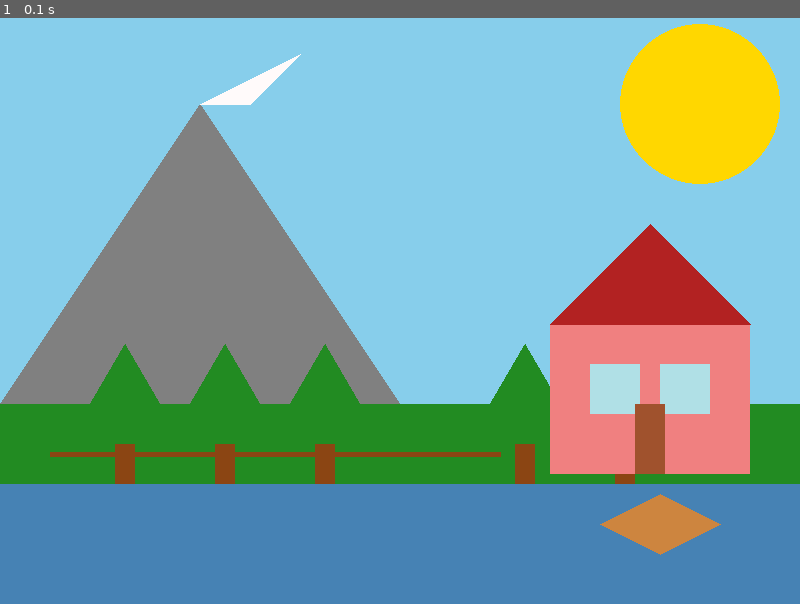
Above: before the commit, frame 1.
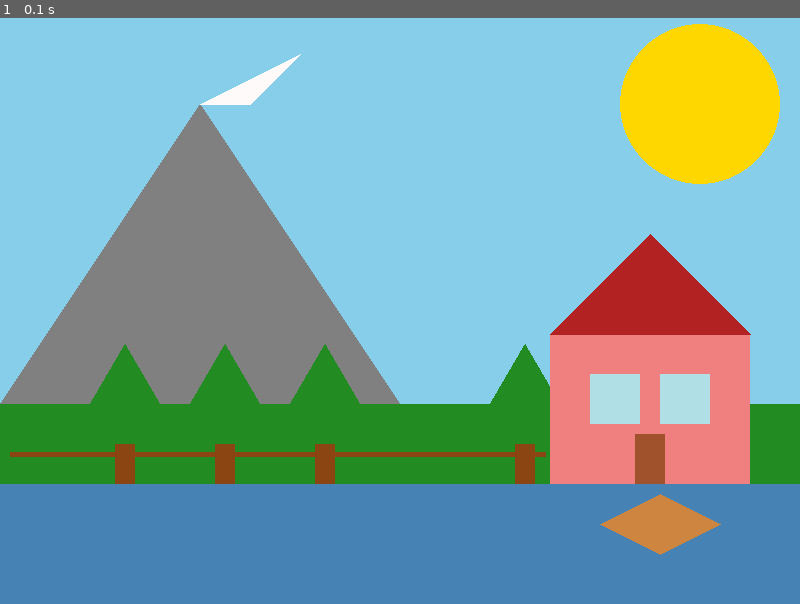
Above: after the commit, the same moment.

Repository: ArekPei/ICD2O
Game: pygame game, started from Unit 5/Python Image.py
Two runs of this game, one before a commit and one after it. Both use one fixed random seed, a clock stepped at 60 frames per second and the inputs below.
Inputs:
- Up to frame 1 (0.1 s): no input

The runs differ from the first frame. In frame 1, 1.9% of the frame differs, in the area x 1-94%, y 35-80%.

Commit message:
Still Some PyGames

Diff:
--- /dev/null
+++ b/Unit 5/Music Player.py
@@ -0,0 +1,97 @@
+import os
+import random
+import tkinter as tk
+from tkinter import filedialog, messagebox
+import pygame
+
+class MusicPlayer:
+    def __init__(self, root):
+        self.root = root
+        self.root.title("Music Player")
+
+        self.current_index = 0
+        self.audio_files = []
+        self.current_file_label = None
+        self.paused = False
+        self.paused_time = 0
+
+        self.setup_gui()
+
+    def setup_gui(self):
+        self.select_button = tk.Button(self.root, text="Select Folder", command=self.select_folder)
+        self.select_button.pack(pady=10)
+
+        self.play_button = tk.Button(self.root, text="Play", command=self.play)
+        self.play_button.pack(pady=5)
+
+        self.pause_resume_button = tk.Button(self.root, text="Pause", command=self.pause_resume)
+        self.pause_resume_button.pack(pady=5)
+
+        self.stop_button = tk.Button(self.root, text="Stop", command=self.stop)
+        self.stop_button.pack(pady=5)
+
+        self.current_file_label = tk.Label(self.root, text="")
+        self.current_file_label.pack(pady=5)
+
+        self.root.protocol("WM_DELETE_WINDOW", self.quit)
+
+    def select_folder(self):
+        folder_path = filedialog.askdirectory()
+        if folder_path:
+            self.audio_files = [os.path.join(folder_path, f) for f in os.listdir(folder_path) if f.endswith((".mp3", ".wav"))]
+            if not self.audio_files:
+                messagebox.showerror("Error", "No audio files found in the selected folder.")
+
+    def play(self):
+        if not self.audio_files:
+            messagebox.showerror("Error", "Please select a folder containing audio files.")
+            return
+
+        pygame.init()
+        pygame.mixer.init()
+
+        pygame.mixer.music.load(self.audio_files[self.current_index])
+        pygame.mixer.music.play()
+        self.update_current_file_label()
+
+        pygame.mixer.music.set_endevent(pygame.USEREVENT)
+        self.root.after(100, self.check_music_end)
+
+    def check_music_end(self):
+        for event in pygame.event.get():
+            if event.type == pygame.USEREVENT:
+                self.current_index = (self.current_index + 1) % len(self.audio_files)
+                pygame.mixer.music.load(self.audio_files[self.current_index])
+                pygame.mixer.music.play()
+                self.update_current_file_label()
+        self.root.after(100, self.check_music_end)
+
+    def stop(self):
+        pygame.mixer.music.stop()
+
+    def pause_resume(self):
+        if pygame.mixer.music.get_busy():
+            if not self.paused:
+                pygame.mixer.music.pause()
+                self.paused_time = pygame.mixer.music.get_pos()
+                self.paused = True
+                self.pause_resume_button.config(text="Next")
+            else:
+                pygame.mixer.music.load(self.audio_files[self.current_index])
+                pygame.mixer.music.play(start=self.paused_time / 1000)
+                self.paused = False
+                self.pause_resume_button.config(text="Mode")
+
+
+    def update_current_file_label(self):
+        current_file = os.path.basename(self.audio_files[self.current_index])
+        self.current_file_label.config(text="Current file: " + current_file)
+
+    def quit(self):
+        pygame.mixer.quit()
+        self.root.destroy()
+
+if __name__ == "__main__":
+    root = tk.Tk()
+    app = MusicPlayer(root)
+    root.mainloop()
--- a/Unit 5/Python Image.py
+++ b/Unit 5/Python Image.py
@@ -49,13 +49,13 @@
         self.draw_tree(600, 380)
 
         # Drawing a house
-        self.draw_house(550, 320)
+        self.draw_house(550, 330)
 
         # Drawing a river
         pygame.draw.rect(self.screen, RIVER_BLUE, (0, 480, SCREEN_WIDTH, 120))
 
         # Drawing a fence
-        self.draw_fence(50, 450, 500)
+        self.draw_fence(10, 450, 545)
 
         # Drawing a boat
         self.draw_boat(600, 520)
@@ -70,7 +70,7 @@
         pygame.draw.polygon(self.screen, ROOF_COLOR, [(x, y), (x + 100, y - 100), (x + 200, y)])
         pygame.draw.rect(self.screen, WINDOW_COLOR, (x + 40, y + 40, 50, 50))
         pygame.draw.rect(self.screen, WINDOW_COLOR, (x + 110, y + 40, 50, 50))
-        pygame.draw.rect(self.screen, DOOR_COLOR, (x + 85, y + 80, 30, 70))
+        pygame.draw.rect(self.screen, DOOR_COLOR, (x + 85, y + 100, 30, 50))
 
     def draw_fence(self, x, y, length):
         pygame.draw.line(self.screen, FENCE_COLOR, (x, y), (length, y), 5)
--- /dev/null
+++ b/Unit 5/Video Player.py
@@ -0,0 +1,33 @@
+import tkinter as tk
+from tkinter import filedialog
+import subprocess
+
+class VideoPlayer:
+    def __init__(self, root):
+        self.root = root
+        self.root.title("MP4 Video Player")
+        self.root.geometry("600x400")
+
+        self.video_frame = tk.Frame(self.root)
+        self.video_frame.pack(pady=10)
+
+        self.player = None
+
+        self.open_button = tk.Button(self.root, text="Open Video", command=self.open_video)
+        self.open_button.pack(pady=5)
+
+    def open_video(self):
+        file_path = filedialog.askopenfilename(filetypes=[("MP4 files", "*.mp4")])
+        if file_path:
+            try:
+                if self.player:
+                    self.player.terminate()
+                ffplay_path = r"C:\Users\Eric\Documents\ffmpeg-2024-02-29-git-4a134eb14a-essentials_build\bin\ffplay.exe"  # Change this to the actual path of ffplay
+                self.player = subprocess.Popen([ffplay_path, '-autoexit', file_path])
+            except Exception as e:
+                print("Error:", e)
+
+if __name__ == "__main__":
+    root = tk.Tk()
+    app = VideoPlayer(root)
+    root.mainloop()
